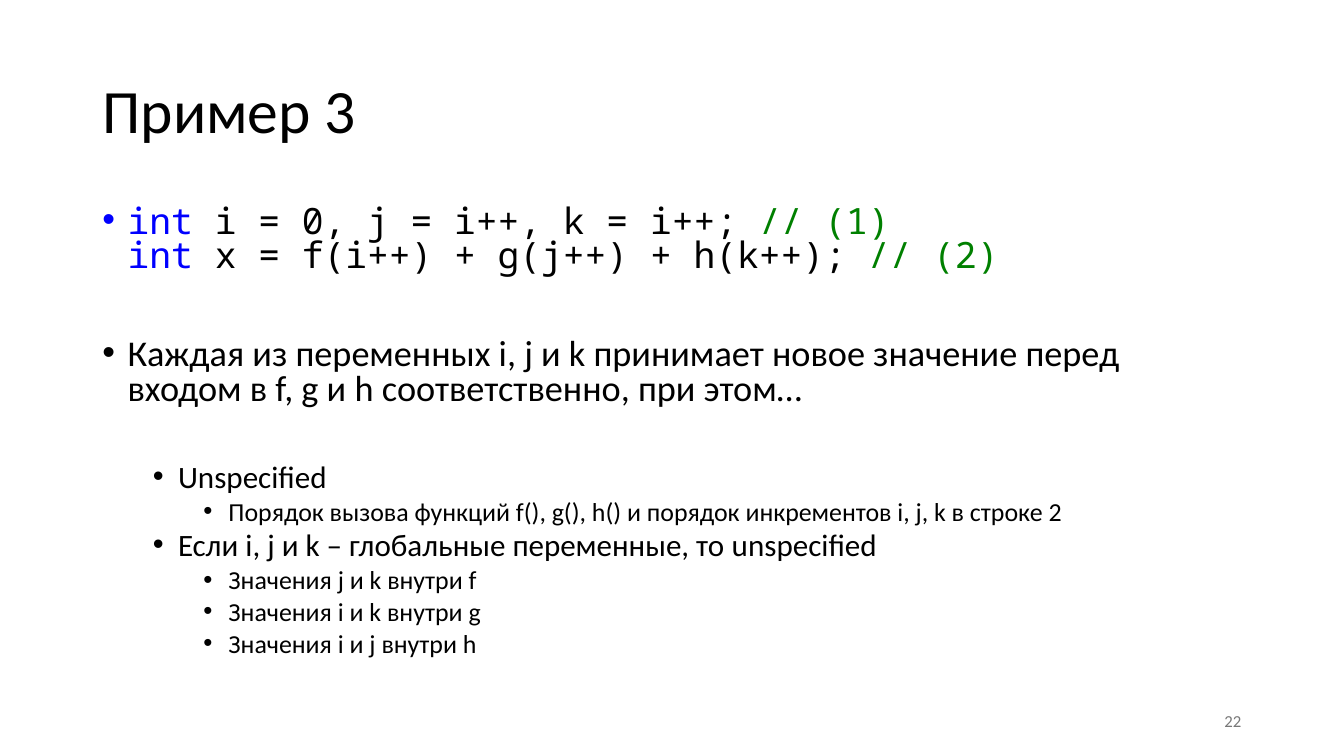
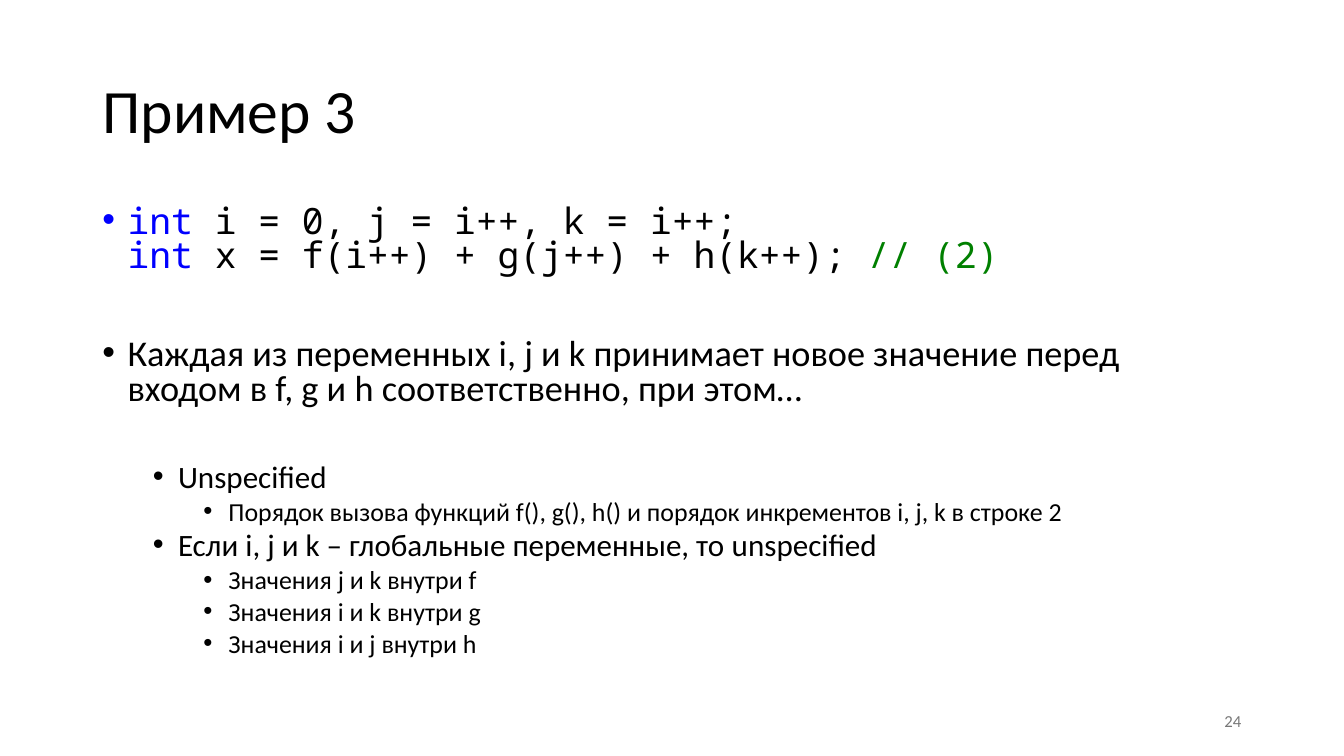
Before and after one commit to Evgueni-Petrov-aka-espetrov/Algorithms-and-Programming-in-C-pptx, a slide deck: slide 24 of 004 Побочные эффекты выражений в Си.pptx (slide 22 before the commit). Drawn at 1344x756 pixels with LibreOffice and Linux fonts; fonts in the diff are those of the drawing. Boxes give left, top, right and bottom in pixels: in the first picture for what was removed or moved away, otherwise in the second. Text is boxed around its words. In the diff, an @@ line names an element or a change of style, - is before the commit and + after.

```diff
--- a/004 Побочные эффекты выражений в Си.pptx
+++ b/004 Побочные эффекты выражений в Си.pptx
@@ text at bbox=[128, 206, 998, 277]: text changed @@
-• int i = 0, j = i++, k = i++; // (1)
-  int x = f(i++) + g(j++) + h(k++); // (2)
+• int i = 0, j = i++, k = i++;
+  int x = f(i++) + g(j++) + h(k++); // (2)
@@ page number at bbox=[1224, 716, 1241, 727]: text changed @@
-22
+24
```
Also in this commit, not shown: 15 other slides changed.
